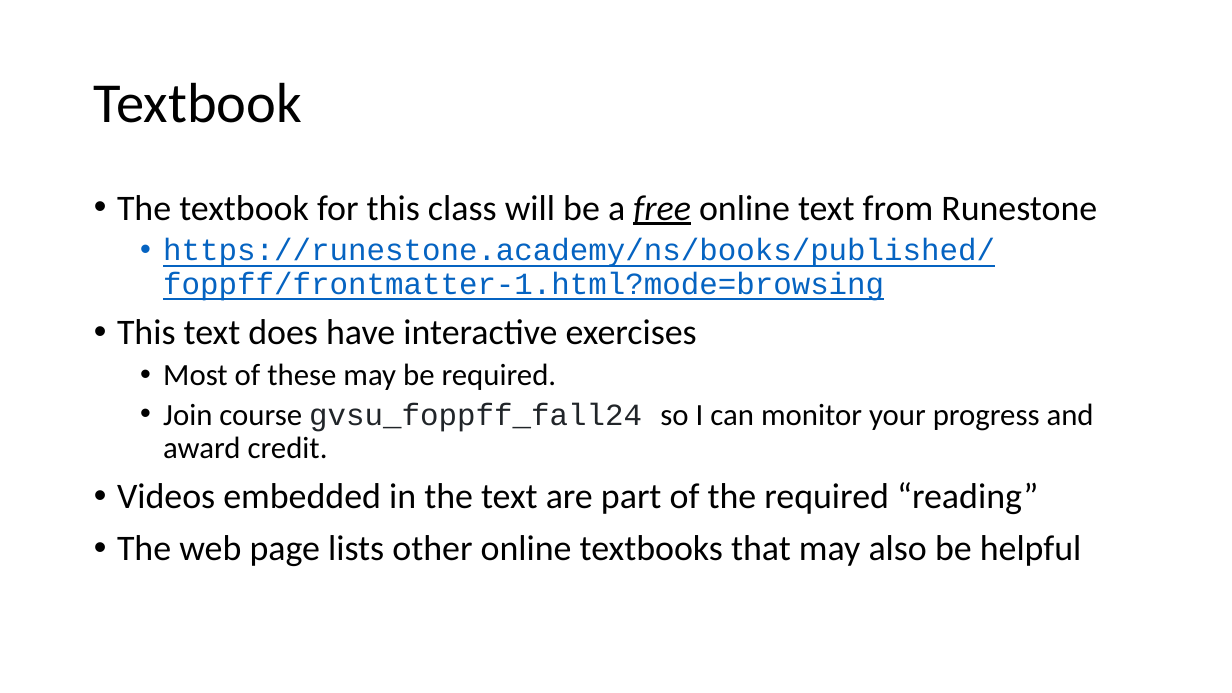
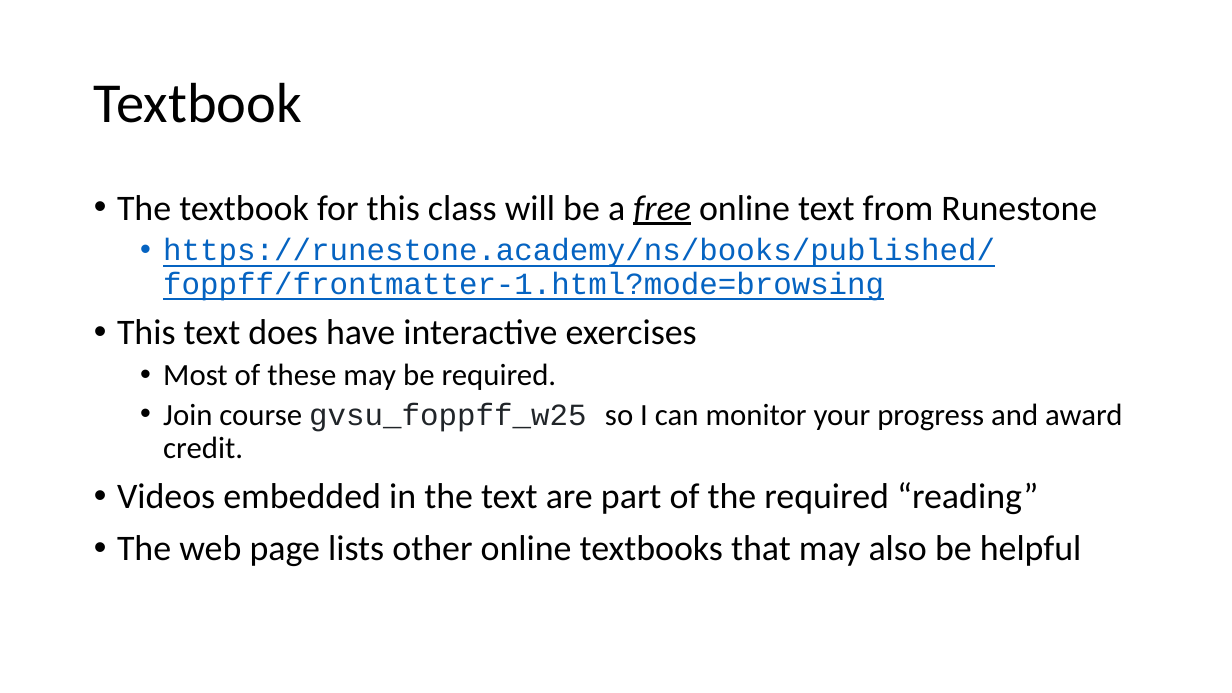
Before and after one commit to KurmasGVSU/KurmasGVSU.github.io, a slide deck: slide 7 of Teaching/Courses/W25/CIS500/LectureNotes/cis500_intro.pptx. Drawn at 1232x693 pixels with LibreOffice and Linux fonts; fonts in the diff are those of the drawing. Boxes give left, top, right and bottom in pixels: in the first picture for what was removed or moved away, otherwise in the second. Text is boxed around its words. In the diff, an @@ line names an element or a change of style, - is before the commit and + after.

Commit message:
CIS 500 updates

```diff
--- a/Teaching/Courses/W25/CIS500/LectureNotes/cis500_intro.pptx
+++ b/Teaching/Courses/W25/CIS500/LectureNotes/cis500_intro.pptx
@@ text at (x1=163, y1=403, x2=1122, y2=459): text changed @@
-  • Join course gvsu_foppff_fall24 so I can monitor your progress and award credit.
+  • Join course gvsu_foppff_w25 so I can monitor your progress and award credit.
```
Also in this commit, not shown: 3 other slides changed.
